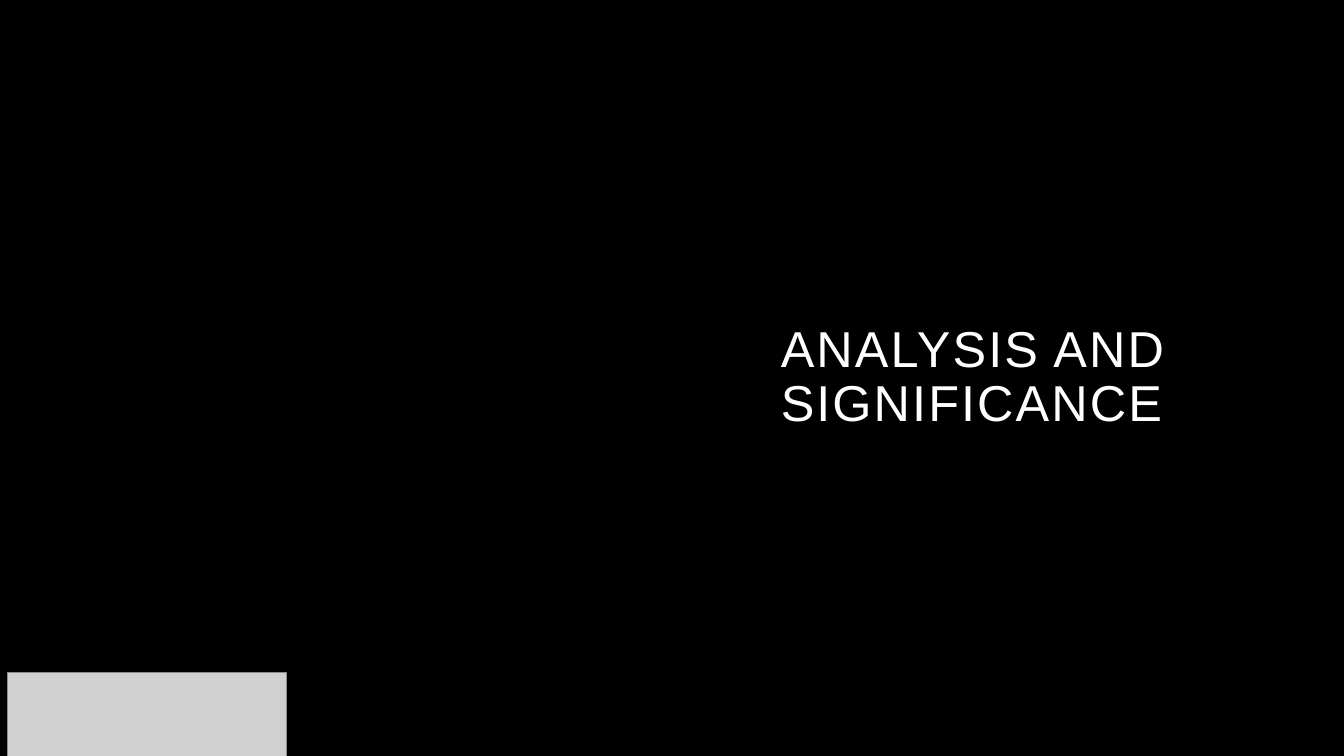
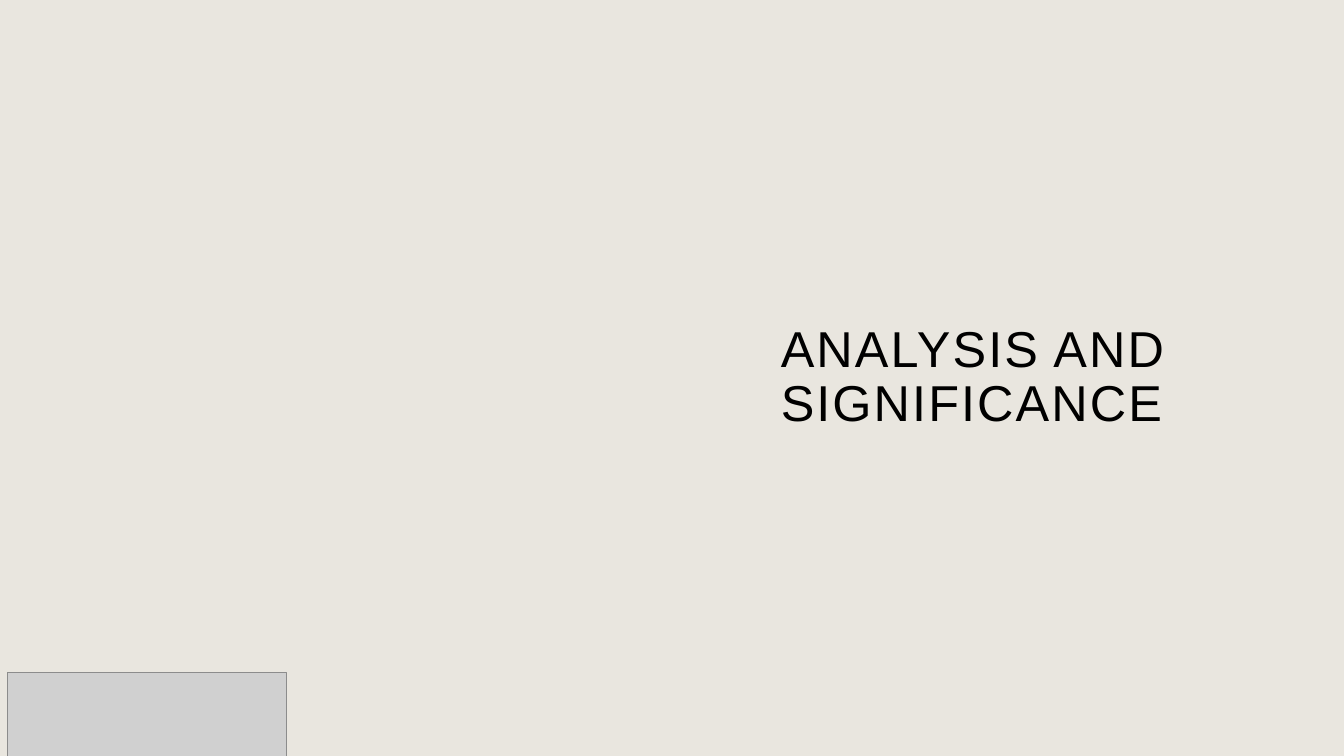
Before and after one commit to AmaanMujawar/EEE381_IIP-Hardware-Accelerator-for-RISCV-Processor, a slide deck: slide 8 of Documents/Public Engagement/PublicEngagementActivity.pptx (slide 7 before the commit). Drawn at 1344x756 pixels with LibreOffice and Linux fonts; fonts in the diff are those of the drawing; grey boxes stand for pictures; background and template pictures are left out. Boxes give left, top, right and bottom in pixels: in the first picture for what was removed or moved away, otherwise in the second. Text is boxed around its words. In the diff, an @@ line names an element or a change of style, - is before the commit and + after.

Commit message:
[PublicEngagement] Edited Powerpoint colour scheme

```diff
--- a/Documents/Public Engagement/PublicEngagementActivity.pptx
+++ b/Documents/Public Engagement/PublicEngagementActivity.pptx
@@ background #000000 to #E9E6DF @@
@@ title "ANALYSIS AND SIGNIFICANCE" at <box>781,331,1164,422</box>: text colour #FFFFFF to #000000 @@
```
Also in this commit, not shown: 3 other slides changed, 1 slide added.
